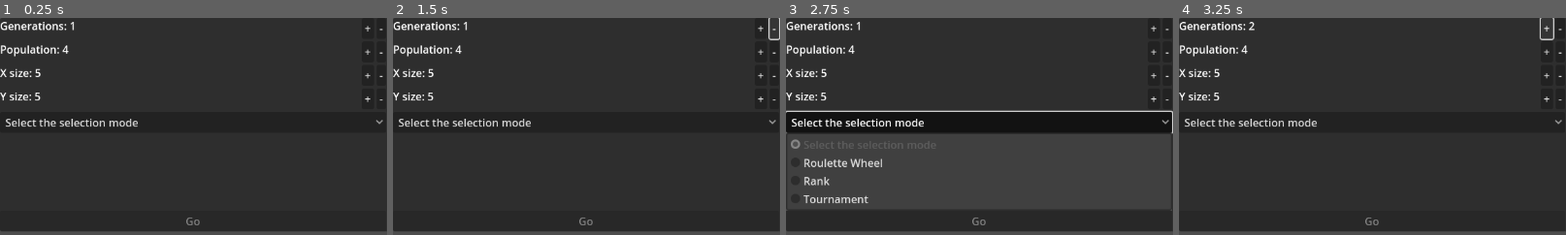
Above: before the commit, frames 1-4 (left to right).
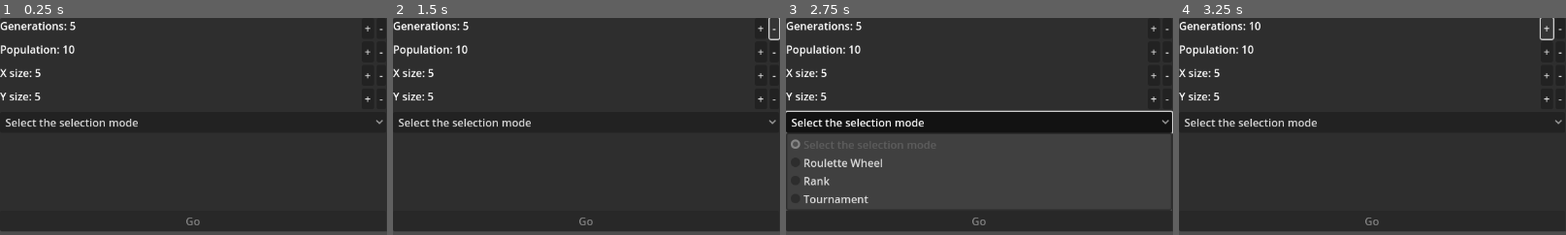
Above: after the commit, the same moments.

Repository: WOLFODONAS/Algoritmo-Genetico-modelaci-n-de-sistemas
Game: Godot game, scene res://Main.tscn
Same seed, same stepped clock (60 frames per second), same inputs: the game is played once before the commit and once after it. The project has no main scene, so this scene is started directly.
Inputs:
- Up to frame 1 (0.25 s): no input
- Up to frame 2 (1.5 s): click "+" at 0.5 s; click "-" at 1.25 s
- Up to frame 3 (2.75 s): click "Select the selection mode" at 2 s
- Up to frame 4 (3.25 s): click "+" at 2.75 s
The pictures show only the part of the screen within x 0-50%, y 0-50%; the shares and areas given below are measured in that part.

The runs differ from the first frame. In frame 1, 0.1% of the frame differs, in the area x 16-20%, y 1-17%; in frame 2, 0.1%; in frame 3, 0.1%; in frame 4, 0.2%, in the area x 16-22%, y 1-17%.
Error before the commit: Parse Error: Value of type "Array[bool]" cannot be assigned to a variable of type "bool". (res://Main.gd:130)

Commit message:
Updating

Diff:
--- a/Main.gd
+++ b/Main.gd
@@ -9,13 +9,14 @@
 @export var matrixLabel:Label
 @export var outputLable:RichTextLabel
 
+
 func _on_button_pressed() -> void:
 	matrix.clear()
 	matrix.resize(y)
 
 	for i in y:
 		var newString = ""
-		var pchars = chars
+		var pchars = chars.substr(0,x)
 		for j in x:
 			var theChar = pchars[randi()%pchars.length()]
 			newString+=theChar
@@ -35,14 +36,15 @@
 func _live(generation:int,population:Array[Individual]):
 
 	population.sort_custom(sort_by_fitness)
-	var  minFitness:int= population[0].fitness
-	var  maxFitness:int = population[p-1].fitness
+	var  bestFitness:int= population[0].fitness
+	var  worstFitness:int = population[p-1].fitness
 	outputLable.append_text("Generation: [color=blue]%s[/color]\n"%generation)
-	outputLable.append_text("Best Fitness: [color=%s]%s[/color]\n"%["red"if minFitness>float(x*y)/2
-	else "yellow" if minFitness != 0 else "green",minFitness])
-	outputLable.append_text("Worst Fitness: [color=%s]%s[/color]\n"%["red"if maxFitness>float(x*y)/2
-	else "yellow" if maxFitness != 0 else "green",maxFitness])
-	if minFitness == 0 or generation>=g:
+	outputLable.append_text("Best Fitness: [color=%s]%s[/color]\n"%["red"if bestFitness>float(x*y)/2
+	else "yellow" if bestFitness != 0 else "green",bestFitness])
+	outputLable.append_text("Worst Fitness: [color=%s]%s[/color]\n"%["red"if worstFitness>float(x*y)/2
+	else "yellow" if worstFitness != 0 else "green",worstFitness])
+	if  generation>=g:
+		outputLable.append_text(str(population[0].chromosomes)+"\n")
 		for i in population[0].get_matrix(matrix):
 			outputLable.append_text(str(i)+"\n")
 		return
@@ -52,42 +54,51 @@
 		var fsum:int=0
 		for i in population:
 			fsum+=i.fitness
-			print(randf())
 		var Pi:Array[float]=[]
 		Pi.resize(p)
 		var pastVal:float=0.0
-		print("as")
+		var div:float = 1.0/float(population.size())
 		for i in p:
-			Pi[i] = float(population[i].fitness)/fsum +pastVal
-			print(Pi[i]-pastVal)
+			var fit = float(population[i].fitness)
+			if fit == 0:
+				Pi[i] = div + pastVal
+			else:
+				Pi[i] = float(population[i].fitness)/fsum +pastVal
 			pastVal=Pi[i]
-
 		for i in p:
 			var fatherPi:float = randf()
 			var motherPi:float = randf()
-
 			var fatherIndx:int=-1
 			var motherIndx:int=-1
 			for j in p:
-				if fatherIndx==-1 and fatherPi>Pi[j]:
+				if  fatherPi<Pi[j]:
 					fatherIndx=j
-				if motherIndx==-1 and motherPi>Pi[j] and j!=fatherIndx:
+					break
+			for j in p:
+				if  motherPi<Pi[j] and j !=fatherIndx:
 					motherIndx=j
-				if motherIndx !=-1 and motherIndx !=-1:
 					break
+			newPopulation[i] = _get_better_kid(population[motherIndx],
+									population[fatherIndx])
 
-		#print(fsum)
-
-	#_live(generation+1,population)
+	_live(generation+1,newPopulation)
 
 func _get_better_kid(mother:Individual,father:Individual):
-	var matrixSize=x*y
+	var matrixSize=(x*y)
 	var crossLine:int = int(randf() * matrixSize)
-	var cA:Array[bool]=[]
-	var cB:Array[bool]=[]
-	for i in crossLine:
-		pass
-
+	var cA:Array[bool]=(mother.chromosomes.slice(0,crossLine)
+						+ father.chromosomes.slice(crossLine,matrixSize))
+	var cB:Array[bool]=(father.chromosomes.slice(0,crossLine)
+						+ mother.chromosomes.slice(crossLine,matrixSize))
+	var randomGenA = int(randf() * matrixSize)
+	var randomGenB = int(randf() * matrixSize)
+	cA[randomGenA] = !cA[randomGenA]
+	cB[randomGenB] = !cB[randomGenB]
+	var son:Individual = Individual.new(x,y,false,cA)
+	var daughter:Individual = Individual.new(x,y,false,cB)
+	son.evaluete(matrix)
+	daughter.evaluete(matrix)
+	return son if son.fitness>daughter.fitness else daughter
 
 
 func sort_by_fitness(a:Individual,b:Individual):
@@ -114,7 +125,7 @@
 
 
 class Individual:
-	var chormosomes:Array[bool]
+	var chromosomes:Array[bool]
 	var fitness:int =0
 	var _x:int
 	var _y:int
@@ -122,40 +133,47 @@
 				isRandom:bool=true,newChromosomes:Array[bool]=[]) -> void:
 		_x = cx
 		_y = cy
-		chormosomes.resize(cy)
 		if isRandom or newChromosomes.size()!=cx*cy:
-			for i in cy:
-				var column:Array[bool]=[]
-				column.resize(cx)
-				chormosomes[i]=column
-				for j in cx:
-					column[j] = randi() % 2==0
+			for i in cy*cx:
+				chromosomes.append(randi() % 2==0)
 		else :
 			for i in cy:
-				chormosomes[i] = newChromosomes.slice(i,i+4)
+				chromosomes = newChromosomes
 	func get_matrix(matrix:Array[String])->Array[String]:
 		var trueMatrix:Array[String]=[]
-		for i in matrix.size():
-			var row = matrix[i]
-			for j in row.length():
-				if chormosomes[i][j]:
-					row = row.replace(matrix[i][j],"_"+matrix[i][j])
+		var xx = _x*2
+		for i in _y:
+			var row = ""
+			var chars = matrix[i]
+			var startPos = i*_y
+			var chromosomesRow:Array[bool] = chromosomes.slice(startPos,startPos+_x)
+
+			for j in _x:
+
+				if chromosomesRow[j]:
+					row += "_"
+				else:
+					row+=chars[0]
+					chars = chars.substr(1)
+			row+=chars
+			for j in xx - row.length():
+				row += "_"
 			trueMatrix.append(row)
 		return trueMatrix
 	func evaluete(matrix:Array[String]):
 		fitness=0
-		var trueMatrix = get_matrix(matrix)
-		var dicPos:Dictionary={}
-		for i in trueMatrix:
-			for j in i.length():
-				var theChar:String = i[j]
-				if theChar =="_":continue
-				if theChar in dicPos.keys():
-					if not j in dicPos[theChar]:
-						dicPos[theChar].append(j)
-				else:
-					dicPos[theChar] = [j]
-		for i in dicPos:
-			fitness+=_x-dicPos[i].size()+1
-	func mutate():
-		pass
+		var trueMatrix:Array[String] = get_matrix(matrix)
+		print(trueMatrix)
+		for i in _x*2:
+			var chars:Dictionary ={}
+			for j in _y:
+				var theChar:String = trueMatrix[j][i]
+				if theChar == "_":
+					continue
+				if theChar in chars.keys():
+					chars[theChar] += 1
+					continue
+				chars[theChar] =1
+			if chars.size()==1:
+				fitness+=chars[chars.keys()[0]]
+				#fitness+=1
--- a/Main.tscn
+++ b/Main.tscn
@@ -40,16 +40,19 @@
 
 [node name="Generations" parent="VSplitContainer/Panel2/HBoxContainer/VBoxContainer" instance=ExtResource("1_sl6i5")]
 layout_mode = 2
+minVal = 5
+step = 5
 
 [node name="Population" parent="VSplitContainer/Panel2/HBoxContainer/VBoxContainer" instance=ExtResource("1_sl6i5")]
 layout_mode = 2
 nameing = "Population"
-minVal = 4
+minVal = 10
+step = 10
 
 [node name="x" parent="VSplitContainer/Panel2/HBoxContainer/VBoxContainer" instance=ExtResource("1_sl6i5")]
 layout_mode = 2
 nameing = "X size"
-maxVal = 20
+maxVal = 24
 minVal = 5
 
 [node name="y" parent="VSplitContainer/Panel2/HBoxContainer/VBoxContainer" instance=ExtResource("1_sl6i5")]
--- a/intInput.gd
+++ b/intInput.gd
@@ -4,11 +4,12 @@
 @export var nameing:String
 @export var maxVal:int
 @export var minVal:int
+@export var step:int =1
 signal valueChanged(val:int)
 func _ready() -> void:
 	_on_value_pressed(0)
 func _on_value_pressed(extra_arg_0: int) -> void:
-	value += extra_arg_0
+	value += extra_arg_0*step
 	if value>maxVal:
 		value = maxVal
 	if value<minVal:
